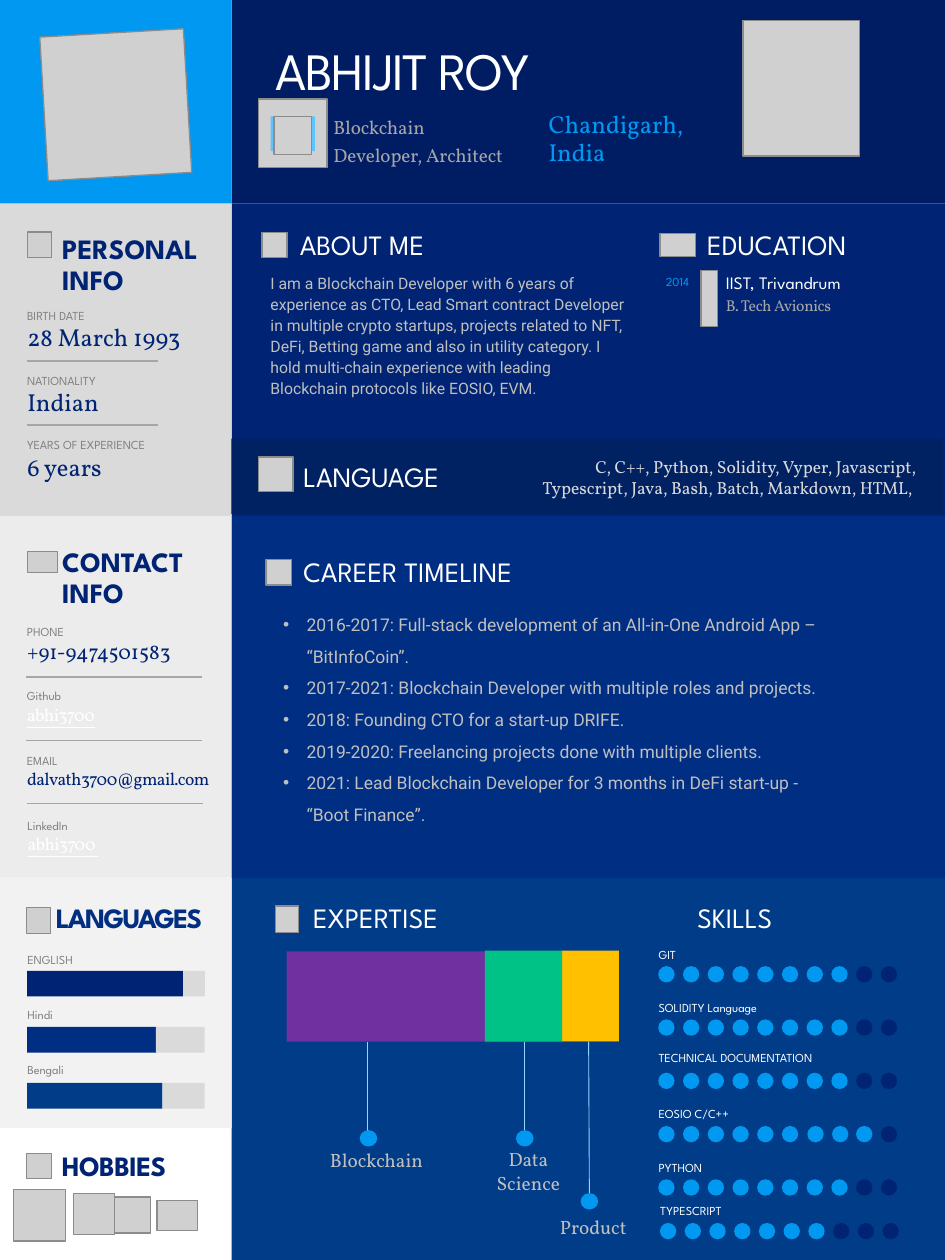
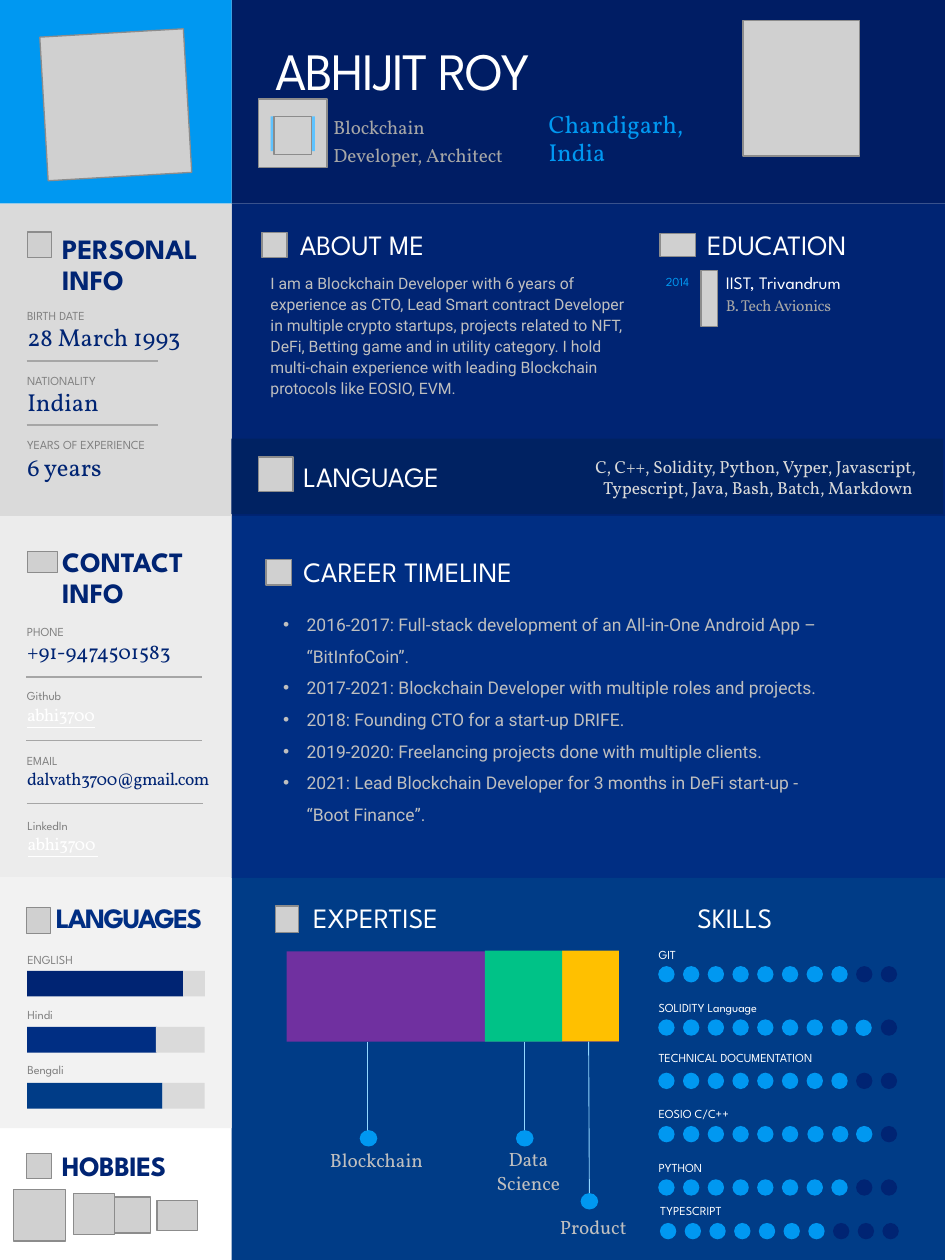
Before and after one commit to abhi3700/my_resume, a slide deck: slide 1 of my_resume.pptx. Drawn at 945x1260 pixels with LibreOffice and Linux fonts; fonts in the diff are those of the drawing; grey boxes stand for pictures; background and template pictures are left out. Boxes give left, top, right and bottom in pixels: in the first picture for what was removed or moved away, otherwise in the second. Text is boxed around its words. In the diff, an @@ line names an element or a change of style, - is before the commit and + after.

Commit message:
resume updated
- Solidity moved to 2nd pos
- contracts based on multiple

```diff
--- a/my_resume.pptx
+++ b/my_resume.pptx
@@ text at [270, 277, 624, 397]: text changed @@
-I am a Blockchain Developer with 6 years of experience as CTO, Lead Smart contract Developer in multiple crypto startups, projects related to NFT, DeFi, Betting game and also in utility category. I hold multi-chain experience with leading Blockchain protocols like EOSIO, EVM.
+I am a Blockchain Developer with 6 years of experience as CTO, Lead Smart contract Developer in multiple crypto startups, projects related to NFT, DeFi, Betting game and in utility category. I hold multi-chain experience with leading Blockchain protocols like EOSIO, EVM.
@@ text at [595, 460, 916, 499]: text changed @@
-C, C++, Python, Solidity, Vyper, Javascript, Typescript, Java, Bash, Batch, Markdown, HTML,
+C, C++, Solidity, Python, Vyper, Javascript, Typescript, Java, Bash, Batch, Markdown
@@ ellipse at [856, 1019, 872, 1036]: fill #002473 to #0098F1 @@
```
Also in this commit, not shown: 1 other slide changed, 2 other files.
